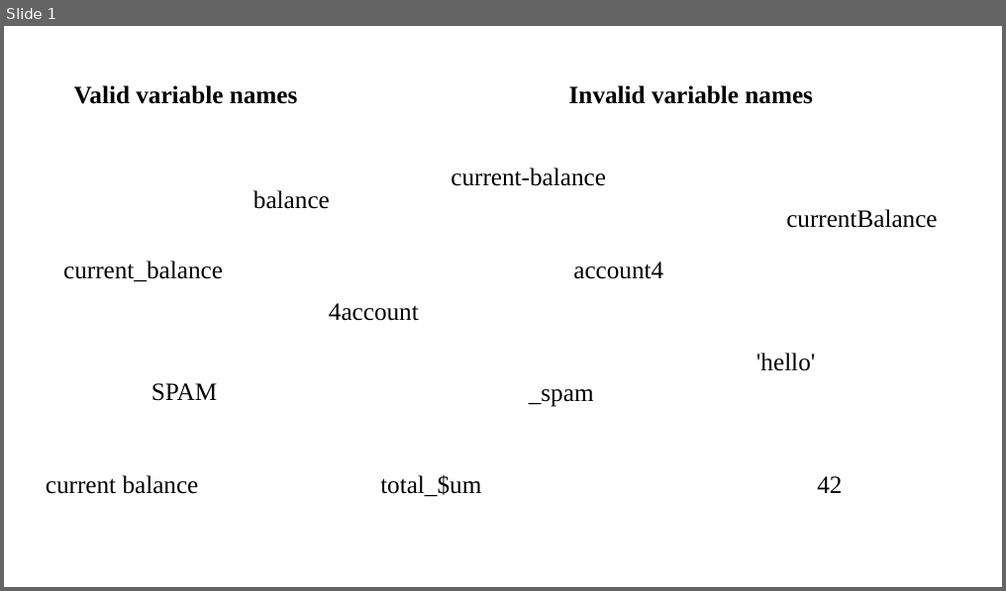
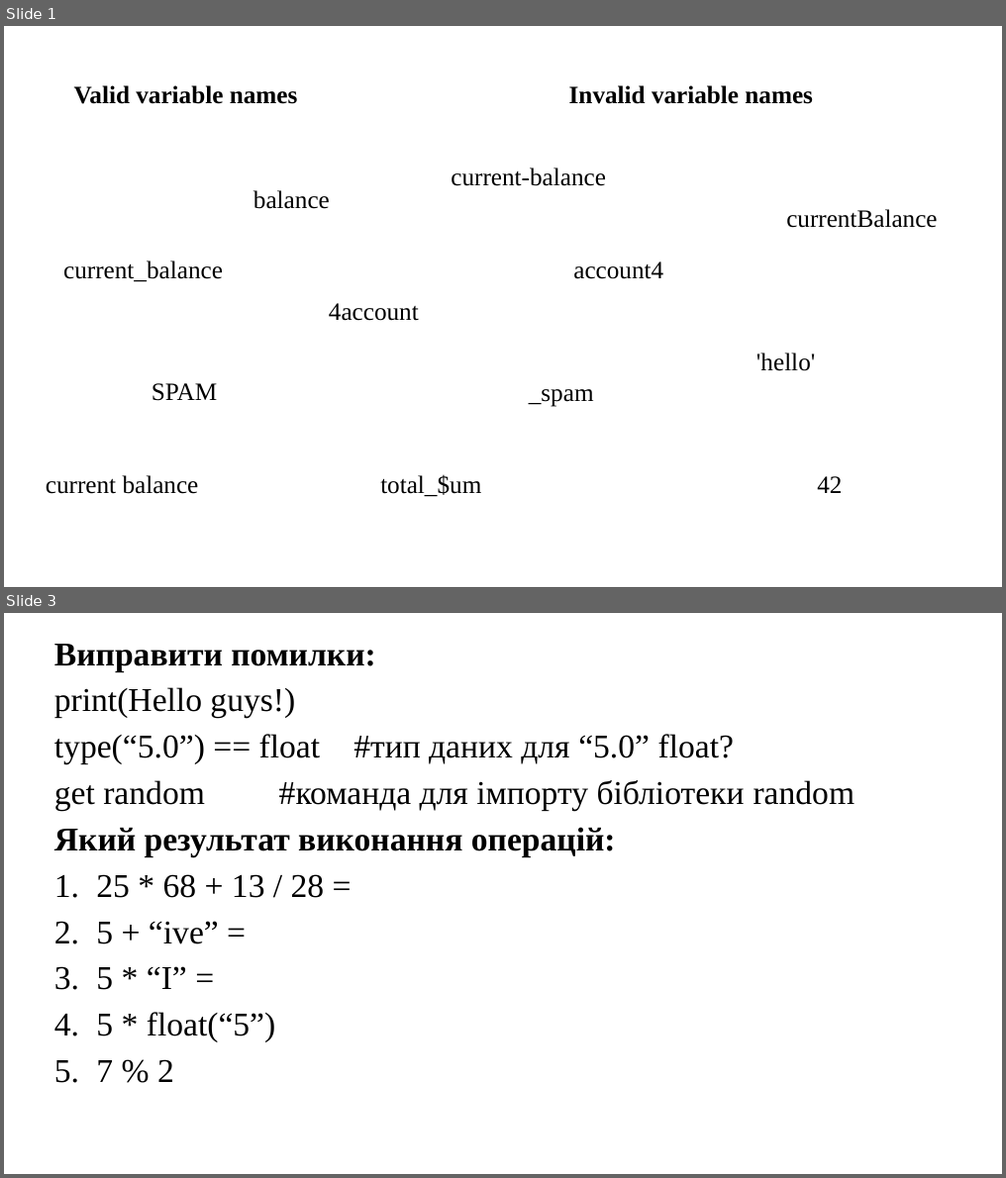
Before and after one commit to donuthack/KB-21, a slide deck: Python/1/tasks.pptx. Shown one above the other, each under a label of ours: slide 1 before the commit, slides 1 and 3 after it; the slides between them are not shown. The pictures are 1006x591 and 1006x1178 pixels, drawn with LibreOffice and Linux fonts; fonts in the diff are those of the drawing. Boxes give left, top, right and bottom in pixels: in the first picture for what was removed or moved away, otherwise in the second. Text is boxed around its words. In the diff, an @@ line names an element or a change of style, - is before the commit and + after.

```diff
--- a/Python/1/tasks.pptx
+++ b/Python/1/tasks.pptx
@@ slide 3 added at <box>4,613,1002,1174</box>, background #FFFFFF @@
@@ text added at <box>54,644,855,1082</box>, 32 pt, text #000000 @@
+Виправити помилки:
+print(Hello guys!)
+type(“5.0”) == float #тип даних для “5.0” float?
+get random #команда для імпорту бібліотеки random
+Який результат виконання операцій:
+1. 25 * 68 + 13 / 28 =
+2. 5 + “ive” =
+3. 5 * “I” =
+4. 5 * float(“5”)
+5. 7 % 2
```
Also in this commit, not shown: 1 slide changed.
